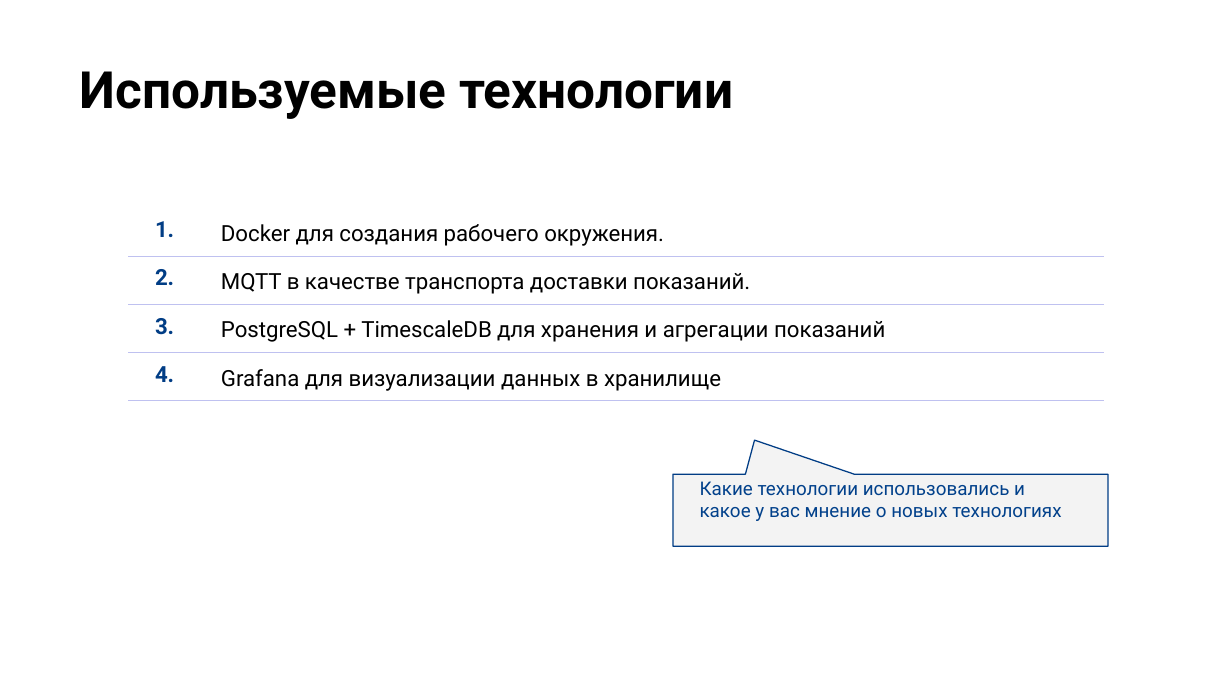
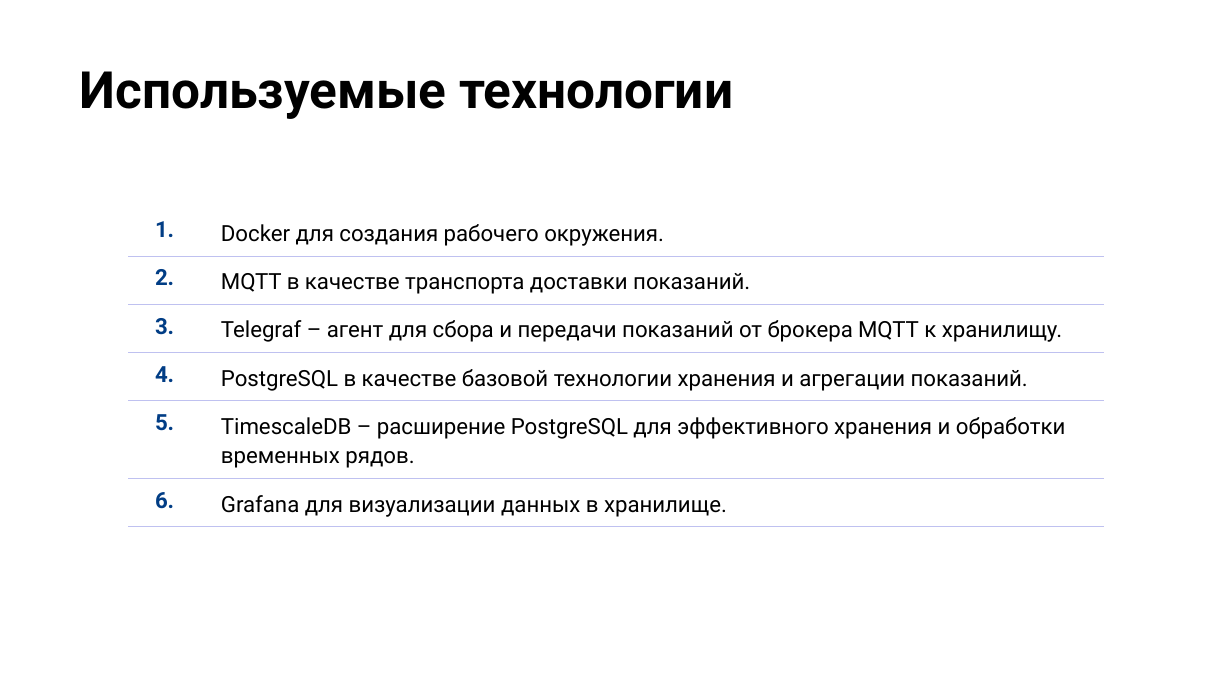
Before and after one commit to pssukhotyu/otus, a slide deck: slide 7 of project/Презентация.pptx. Drawn at 1232x693 pixels with LibreOffice and Linux fonts; fonts in the diff are those of the drawing; background and template pictures are left out. Boxes give left, top, right and bottom in pixels: in the first picture for what was removed or moved away, otherwise in the second. Text is boxed around its words. In the diff, an @@ line names an element or a change of style, - is before the commit and + after.

```diff
--- a/project/Презентация.pptx
+++ b/project/Презентация.pptx
@@ table at [128,208,1104,533] @@
-row 3: 3. | PostgreSQL + TimescaleDB для хранения и агрегации показаний
-row 4: 4. | Grafana для визуализации данных в хранилище
+row 3: 3. | Telegraf – агент для сбора и передачи показаний от брокера MQTT к хранилищу.
+row 4: 4. | PostgreSQL в качестве базовой технологии хранения и агрегации показаний.
+row 5: 5. | TimescaleDB – расширение PostgreSQL для эффективного хранения и обработки временных рядов.
+row 6: 6. | Grafana для визуализации данных в хранилище.
@@ speech box removed at [673,474,1108,546] @@
-Какие технологии использовались и какое у вас мнение о новых технологиях
```
Also in this commit, not shown: 4 other slides changed, 1 slide added, 1 slide removed, 5 other files.
